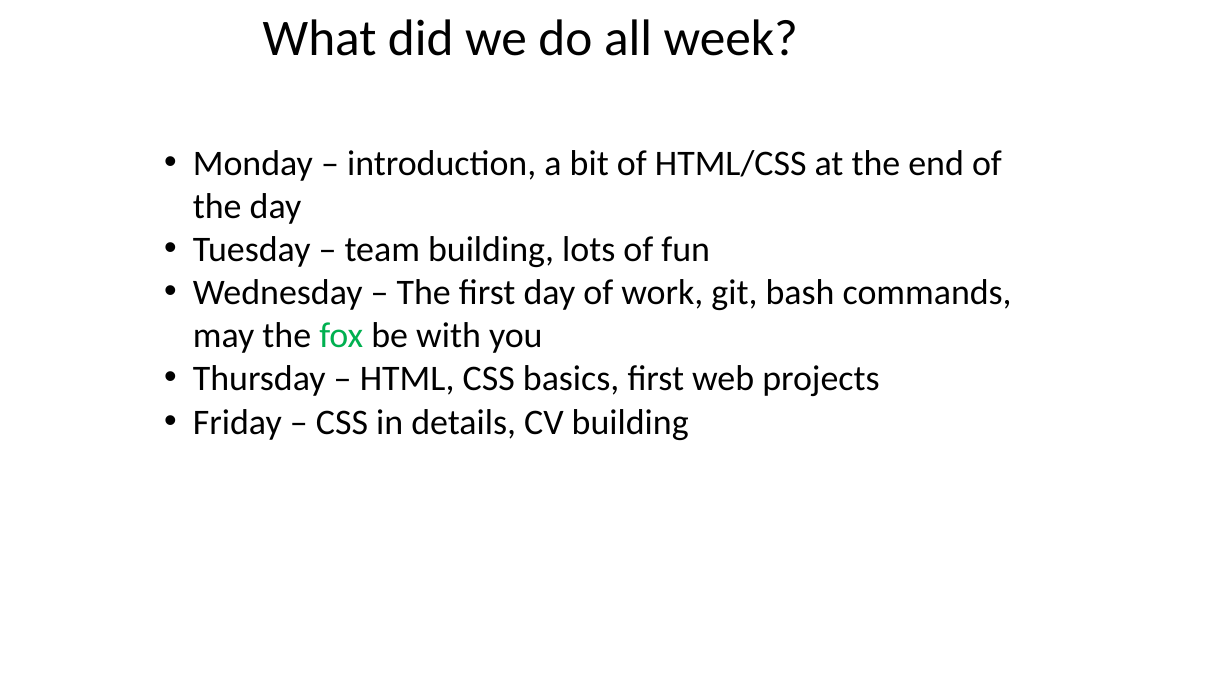
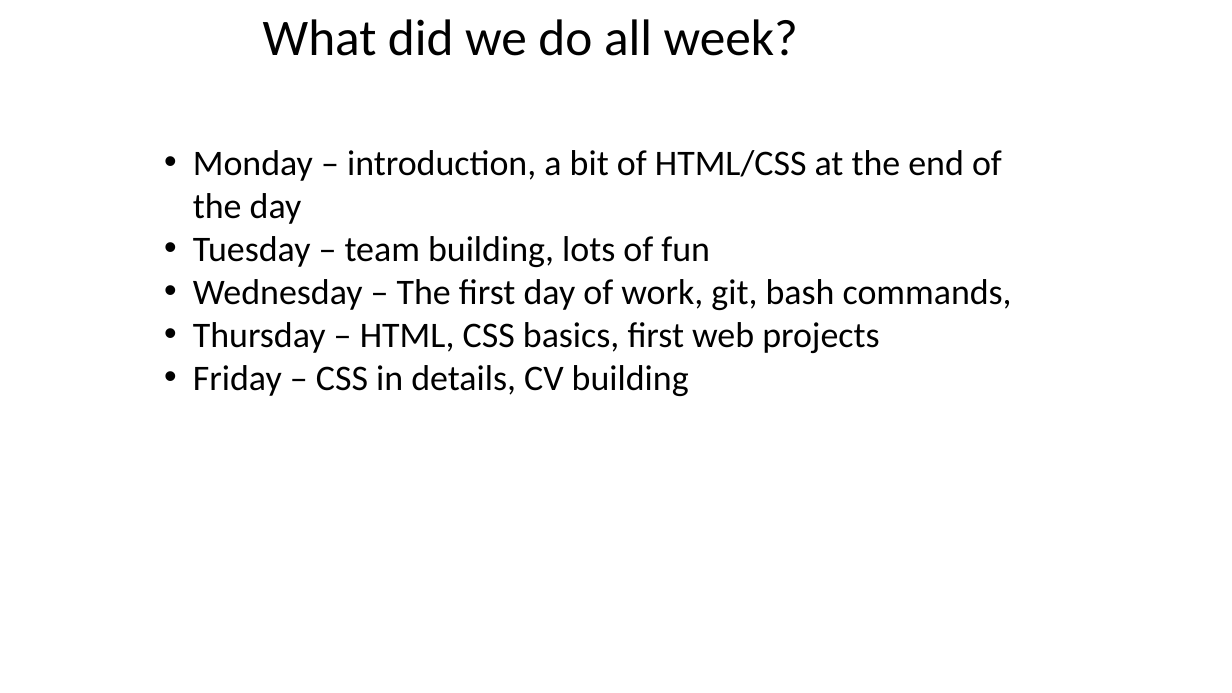
Before and after one commit to greenfox-velox/attilakrupl, a slide deck: slide 3 of week-01/day-5/presentation/Presentation_Week-01.pptx. Drawn at 1232x693 pixels with LibreOffice and Linux fonts; fonts in the diff are those of the drawing; background and template pictures are left out. Boxes give left, top, right and bottom in pixels: in the first picture for what was removed or moved away, otherwise in the second. Text is boxed around its words. In the diff, an @@ line names an element or a change of style, - is before the commit and + after.

```diff
--- a/week-01/day-5/presentation/Presentation_Week-01.pptx
+++ b/week-01/day-5/presentation/Presentation_Week-01.pptx
@@ text at box(193, 279, 1012, 310): text changed @@
-• Wednesday – The first day of work, git, bash commands, may the fox be with you
+• Wednesday – The first day of work, git, bash commands,
```
Also in this commit, not shown: 2 other slides changed, 1 slide added, 1 slide removed, 1 other file.
